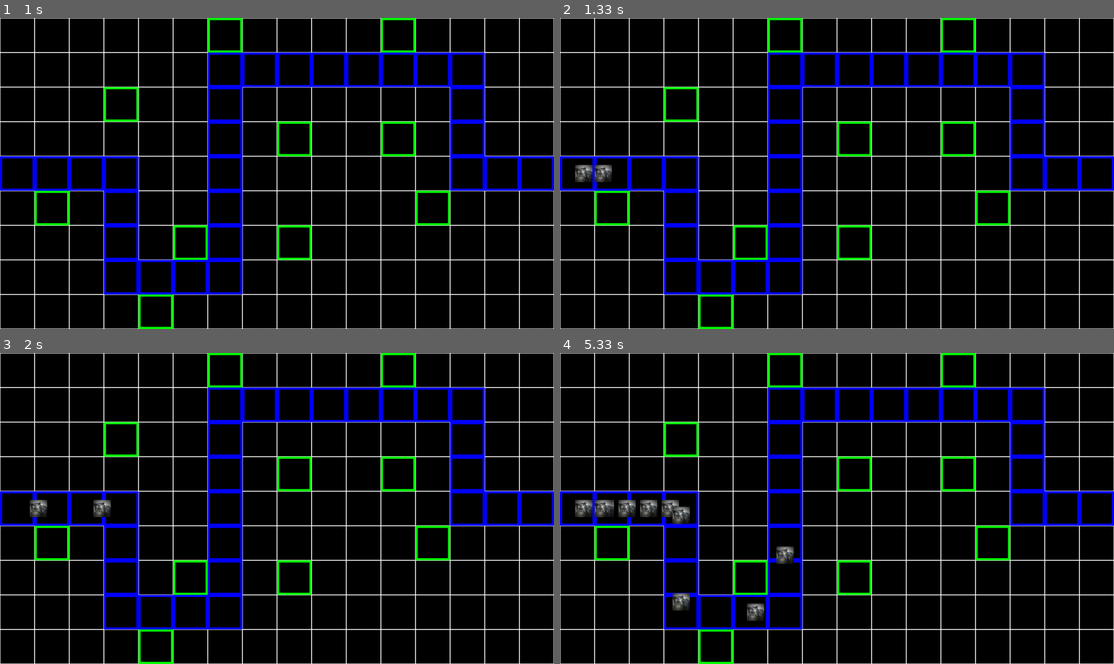
Above: before the commit, frames 1-4 (two rows, left to right).
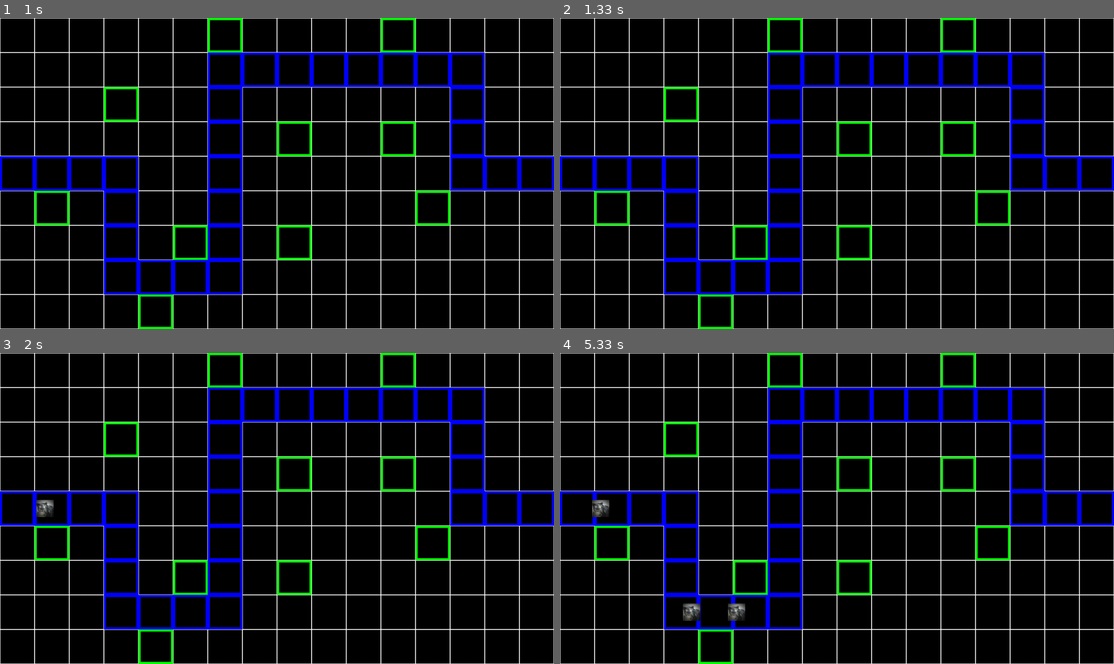
Above: after the commit, the same moments.

Repository: LenaSup/PyGame_project
Game: pygame game, started from main.py
Two runs of this game, one before a commit and one after it. Both use one fixed random seed, a clock stepped at 60 frames per second and the inputs below.
Inputs (mouse positions are in pixels of both pictures, inside the frame that each line leads up to):
- Up to frame 1 (1 s): click (277, 173) at 0.38 s
- Up to frame 2 (1.33 s): no input
- Up to frame 3 (2 s): no input
- Up to frame 4 (5.33 s): no input

Frame 1 is identical in both runs. In frame 2, 0.3% of the frame differs, in the area x 2-10%, y 47-53%; in frame 3, 0.4%; in frame 4, 1.7%, in the area x 2-43%, y 47-87%.

Commit message:
Добавленны волны. Первая версия готова, осталось графика и разные кнопки для башен.

Diff:
--- /dev/null
+++ b/data/waves.txt
@@ -0,0 +1,2 @@
+1:1500 2 2 2
+2:500 1 1 1
--- a/enemies.py
+++ b/enemies.py
@@ -1,3 +1,3 @@
-default_enemy = (200, 'image.jpg', 2)
+default_enemy = (200, 'image.jpg', 10, 10, 2)
 haste_enemy = (100, 'image.jpg', 10, 10, 4)
 armored_enemy = (500, 'image.jpg', 15, 50, 1)
--- a/main.py
+++ b/main.py
@@ -255,10 +255,17 @@
             return cell
 
 
-def load_level(file_level, file_settings):  # загрузка уровня и настроек игры из файлов
-    with open(file_level, 'r')as Map:
+def load_level(file_level, file_waves):  # загрузка уровня и настроек игры из файлов
+    with open(file_level, 'r') as Map:
         level_map = [line for line in Map]
-    return level_map
+    with open(file_waves, 'r') as Waves:
+        waves_data = []
+        waves_enemies = []
+        waves = [line for line in Waves]
+        for wave in [i.split(' ') for i in waves]:
+            waves_data.append([int(i) for i in wave[0].split(':')])
+            waves_enemies.append([int(i) for i in wave[1:]])
+    return level_map, waves_data, waves_enemies
 
 
 def generate_level(level_map, cell_size, screen):  # генерация карты
@@ -339,7 +346,8 @@
     my_board.set_cell_size(80)
 
     # загрузка карты
-    lvl = load_level('data/map.map', 'data/settings.txt')
+    current_wave, enemy_type = 0, 0
+    lvl, waves, wave_enemies = load_level('data/map.map', 'data/waves.txt')
     level, start_pos = generate_level(lvl, 80, screen)
     for x in range(len(level)):
         for y in range(len(level[x])):
@@ -348,11 +356,13 @@
     # стандартные таймеры событий
     spawn_enemy = pygame.USEREVENT + 1
     my_event = pygame.USEREVENT + 2
-    pygame.time.set_timer(my_event, 20)
-    pygame.time.set_timer(spawn_enemy, 1000)
+    pygame.time.set_timer(my_event, 15)
+    pygame.time.set_timer(spawn_enemy, waves[current_wave][1])
 
     enemy_default_settings = (start_pos[0] * 80 + my_board.cell_size // 4, start_pos[1] * 80 + my_board.cell_size // 4,
                               screen)
+    enemy_types = [default_enemy, haste_enemy, armored_enemy]
+    n_enemies = [0 for _ in range(len(enemy_types))]
 
     running = True
     while running:
@@ -372,10 +382,24 @@
                         cell1 = my_board.get_click((enemy.pos[0] + enemy.rect.width, enemy.pos[1] + enemy.rect.height))
                         cell2 = my_board.get_click((enemy.pos[0] + enemy.speed, enemy.pos[1] + enemy.speed))
                         enemy.check(cell1, cell2)
-                if event.type == spawn_enemy:  # создание врага раз в заданое кол-во секунд (сейчас 2) секунды
-                    Enemy(*enemy_default_settings, *armored_enemy)
-                    Enemy(*enemy_default_settings, *haste_enemy)
-                if event.type in towers_reload.values():  # выстрел башни по окондании перезрядки
+                if event.type == spawn_enemy:  # создание врага раз в заданое кол-во секунд (сейчас 2.5) секунды
+                    flag = True
+                    while flag:
+                        if sum(n_enemies) == sum(wave_enemies[current_wave]):
+                            current_wave += 1
+                            n_enemies = [0 for _ in range(len(enemy_types))]
+                            if current_wave >= len(wave_enemies):
+                                pygame.time.set_timer(spawn_enemy, 0)
+                                flag = False
+                                break
+                            pygame.time.set_timer(spawn_enemy, waves[current_wave][1])
+                        if n_enemies[enemy_type % len(enemy_types)] < wave_enemies[current_wave][enemy_type % len(enemy_types)]:
+                            Enemy(*enemy_default_settings, *enemy_types[enemy_type % len(enemy_types)])
+                            n_enemies[enemy_type % len(enemy_types)] += 1
+                            enemy_type += 1
+                            flag = False
+                            break
+                if event.type in towers_reload.values():  # выстрел башни по окончании перезрядки
                     find_key(towers_reload, event.type).fire()
             # отрисовка
             my_board.render()
--- /dev/null
+++ b/requirments.txt
@@ -0,0 +1,28 @@
+altgraph==0.17.2
+certifi==2021.10.8
+charset-normalizer==2.0.7
+click==7.1.2
+colorama==0.4.4
+docopt==0.6.2
+future==0.18.2
+idna==3.3
+pefile==2021.9.3
+Pillow==8.4.0
+pip==21.3.1
+pipreqs==0.4.11
+pygame==2.1.0
+pyinstaller-hooks-contrib==2021.3
+pyinstaller==4.7
+pyqt5-plugins==5.15.4.2.2
+PyQt5-Qt5==5.15.2
+PyQt5-sip==12.9.0
+pyqt5-tools==5.15.4.3.2
+PyQt5==5.15.6
+python-dotenv==0.19.1
+pywin32-ctypes==0.2.0
+qt5-applications==5.15.2.2.2
+qt5-tools==5.15.2.1.2
+requests==2.26.0
+setuptools==49.2.1
+urllib3==1.26.7
+yarg==0.1.9
Empty file removed: data/settings.txt
Empty file added: towers.py
